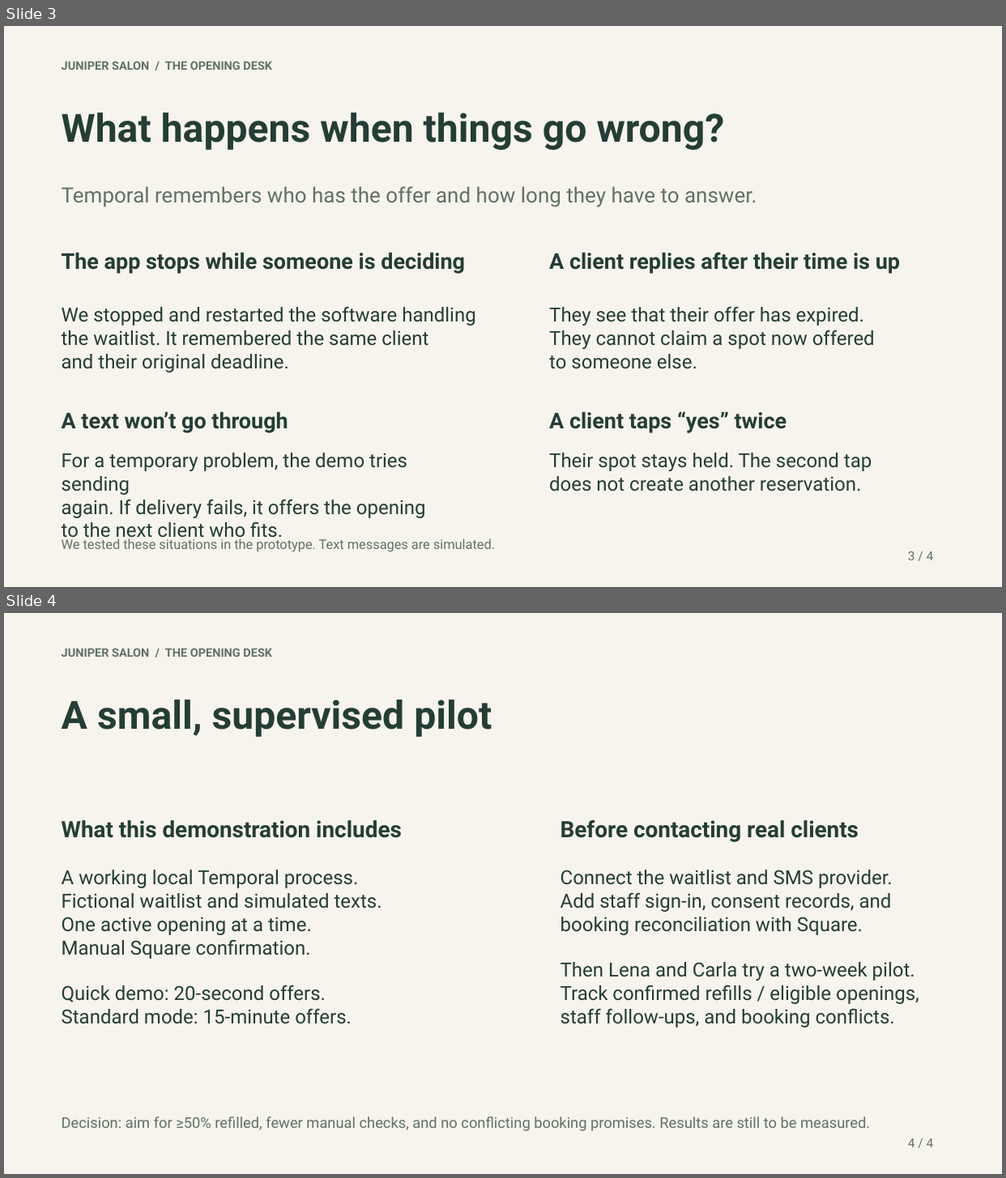
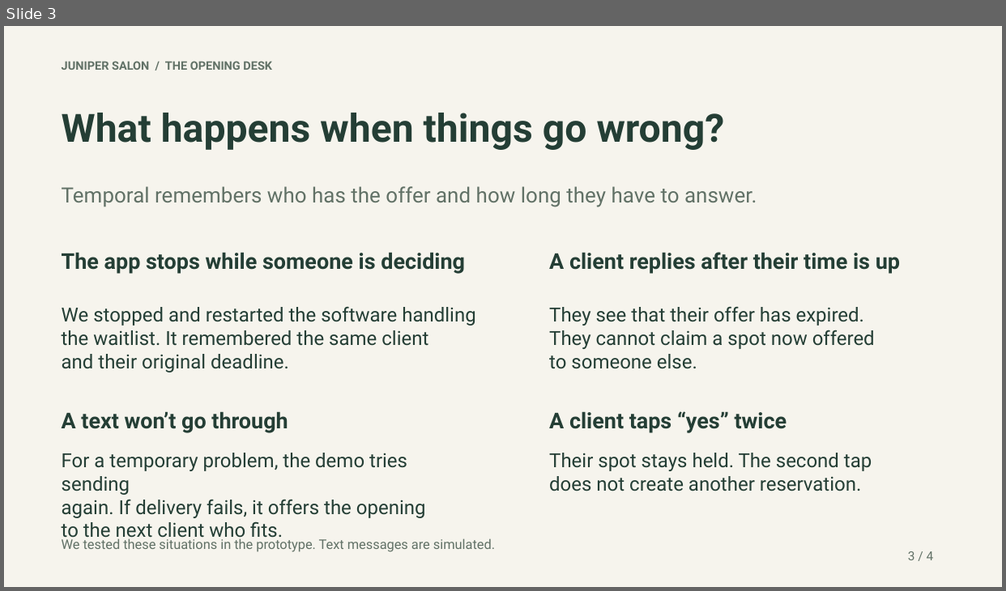
Before and after one commit to Zelda-Upskilling/juniper-salon-assessment, a slide deck: presentation/juniper-salon.pptx. Shown one above the other, each under a label of ours: slides 3 and 4 before the commit, slide 3 after it. The pictures are 1006x1178 and 1006x591 pixels, drawn with LibreOffice and Linux fonts; fonts in the diff are those of the drawing. Boxes give left, top, right and bottom in pixels: in the first picture for what was removed or moved away, otherwise in the second. Text is boxed around its words. In the diff, an @@ line names an element or a change of style, - is before the commit and + after.

Commit message:
Show pilot targets, checklist, and illustrative timeline on final slide

```diff
--- a/presentation/juniper-salon.pptx
+++ b/presentation/juniper-salon.pptx
@@ slide 4 removed at (4, 613, 1002, 1174), background #F6F4ED @@
@@ text removed at (62, 648, 272, 657) @@
-JUNIPER SALON / THE OPENING DESK
@@ text removed at (62, 700, 492, 737) @@
-A small, supervised pilot
@@ text removed at (62, 820, 402, 838) @@
-What this demonstration includes
@@ text removed at (560, 820, 859, 842) @@
-Before contacting real clients
@@ text removed at (62, 870, 382, 1024) @@
-A working local Temporal process.
-Fictional waitlist and simulated texts.
-One active opening at a time.
-Manual Square confirmation.
-Quick demo: 20-second offers.
-Standard mode: 15-minute offers.
@@ text removed at (560, 870, 919, 1028) @@
-Connect the waitlist and SMS provider.
-Add staff sign-in, consent records, and
-booking reconciliation with Square.
-Then Lena and Carla try a two-week pilot.
-Track confirmed refills / eligible openings,
-staff follow-ups, and booking conflicts.
@@ text removed at (62, 1117, 870, 1131) @@
-Decision: aim for ≥50% refilled, fewer manual checks, and no conflicting booking promises. Results are still to be measured.
@@ text removed at (908, 1139, 934, 1148) @@
-4 / 4
```
Also in this commit, not shown: 1 slide added, 2 other files.
